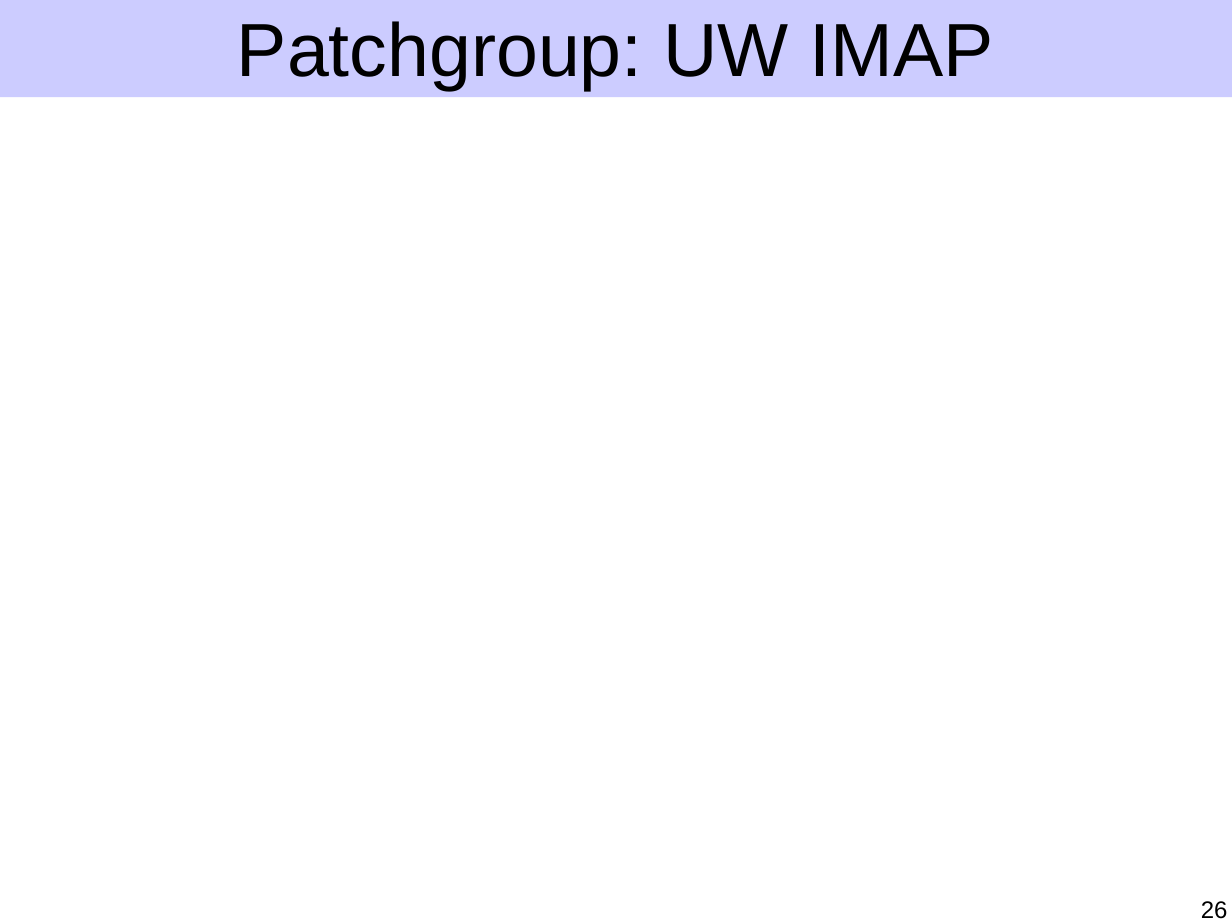
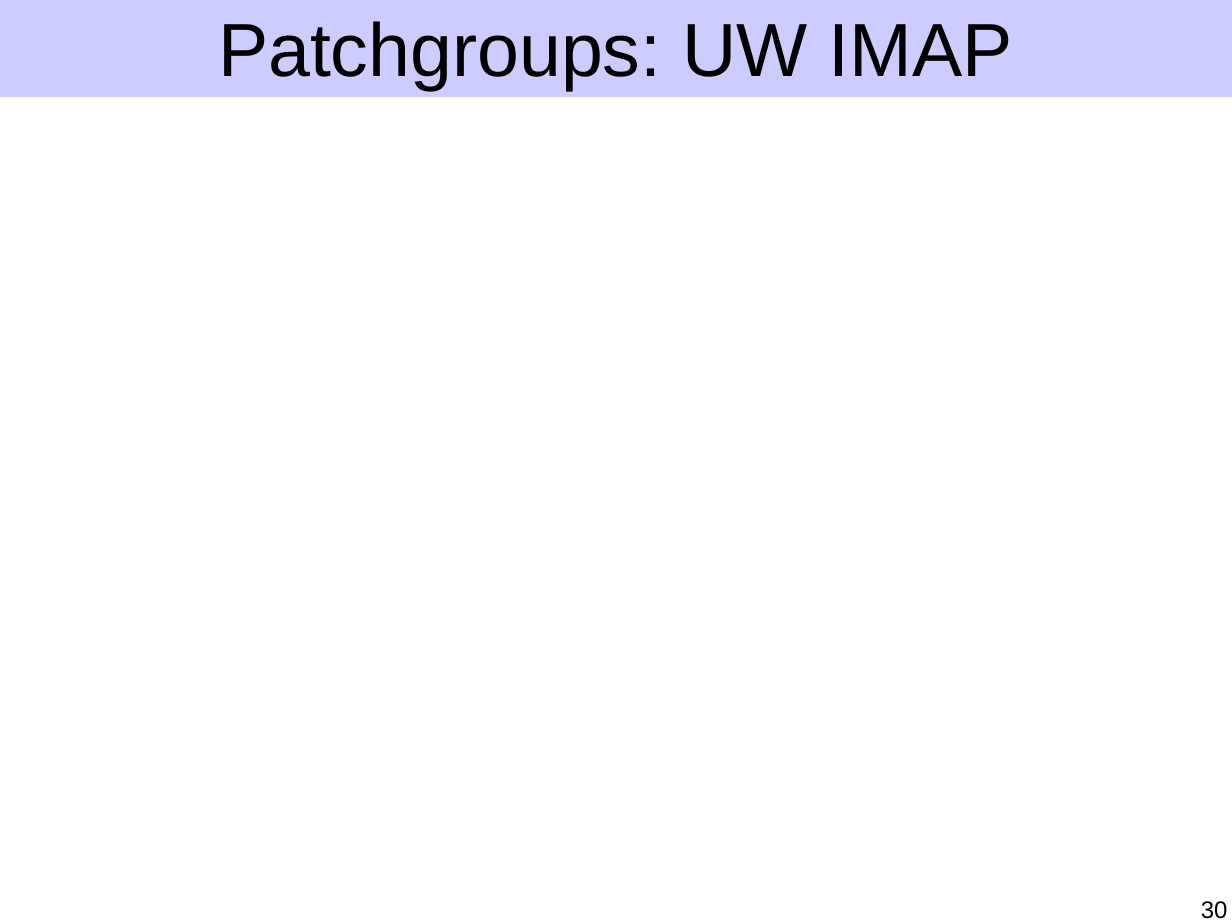
Before and after one commit to ucla-readable/fstitch-doc, a slide deck: slide 30 of sosp/pres.ppt (slide 26 before the commit). Drawn at 1232x924 pixels with LibreOffice and Linux fonts; fonts in the diff are those of the drawing. Boxes give left, top, right and bottom in pixels: in the first picture for what was removed or moved away, otherwise in the second. Text is boxed around its words. In the diff, an @@ line names an element or a change of style, - is before the commit and + after.

```diff
--- a/sosp/pres.ppt
+++ b/sosp/pres.ppt
@@ title at [218,21,1012,90]: text changed @@
-Patchgroup: UW IMAP
+Patchgroups: UW IMAP
@@ page number at [1201,901,1228,919]: text changed @@
-26
+30
```
Also in this commit, not shown: 7 other slides changed, 5 slides added, 1 slide removed.
